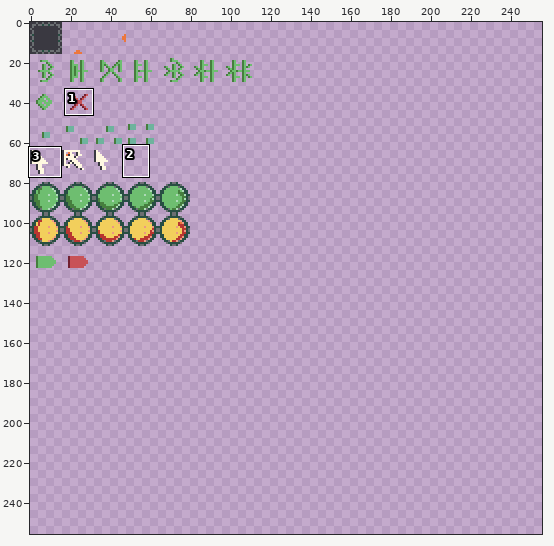
Pixel-art file, stored at tiles.aseprite. The first picture is a wide view before the edit; the outline marks the close-up.
Close-up. Old version:
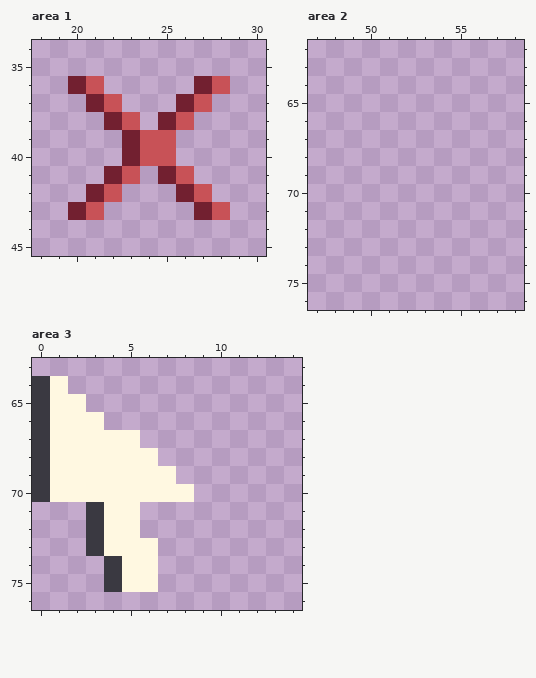
256x256 pixels, 1 frame. Shown: area 1: x 18..30, y 34..45; area 2: x 47..58, y 62..76; area 3: x 0..14, y 63..76. The commit also changed other parts of the picture, which this record leaves out.
Once edited:
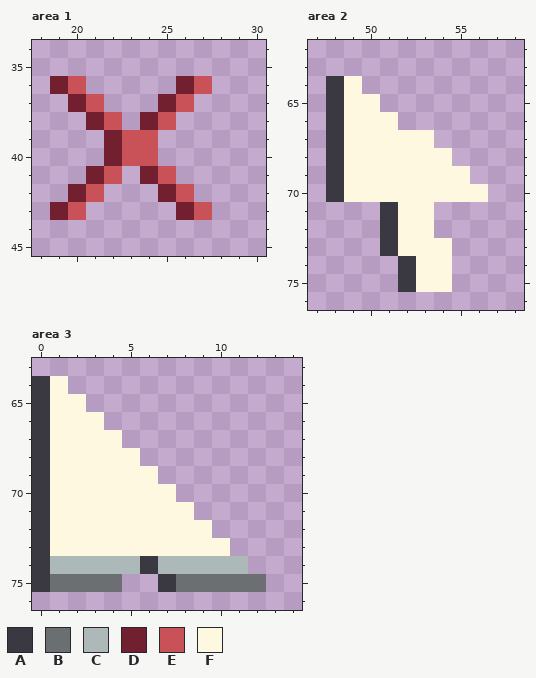
Palette (. is transparent): A #3a3941  B #6b6f72  C #adb9b8  D #722030  E #c85257  F #fff8e1
Diff:
--- area 1
@@ x 18..30 @@
 35 .............
-36 ..DE.....DE..
-37 ...DE...DE...
-38 ....DE.DE....
-39 .....DEE.....
-40 .....DEE.....
-41 ....DE.DE....
-42 ...DE...DE...
-43 ..DE.....DE..
+36 .DE.....DE...
+37 ..DE...DE....
+38 ...DE.DE.....
+39 ....DEE......
+40 ....DEE......
+41 ...DE.DE.....
+42 ..DE...DE....
+43 .DE.....DE...
 44 .............
--- area 2
@@ x 47..58 @@
 63 ............
-64 ............
-65 ............
-66 ............
-67 ............
-68 ............
-69 ............
-70 ............
-71 ............
-72 ............
-73 ............
-74 ............
-75 ............
+64 .AF.........
+65 .AFF........
+66 .AFFF.......
+67 .AFFFFF.....
+68 .AFFFFFF....
+69 .AFFFFFFF...
+70 .AFFFFFFFF..
+71 ....AFF.....
+72 ....AFF.....
+73 ....AFFF....
+74 .....AFF....
+75 .....AFF....
 76 ............
--- area 3
@@ x 0..14 @@
 66 AFFF...........
-67 AFFFFF.........
-68 AFFFFFF........
-69 AFFFFFFF.......
-70 AFFFFFFFF......
-71 ...AFF.........
-72 ...AFF.........
-73 ...AFFF........
-74 ....AFF........
-75 ....AFF........
+67 AFFFF..........
+68 AFFFFF.........
+69 AFFFFFF........
+70 AFFFFFFF.......
+71 AFFFFFFFF......
+72 AFFFFFFFFF.....
+73 AFFFFFFFFFF....
+74 ACCCCCACCCCC...
+75 ABBBB..ABBBBB..
 76 ...............
